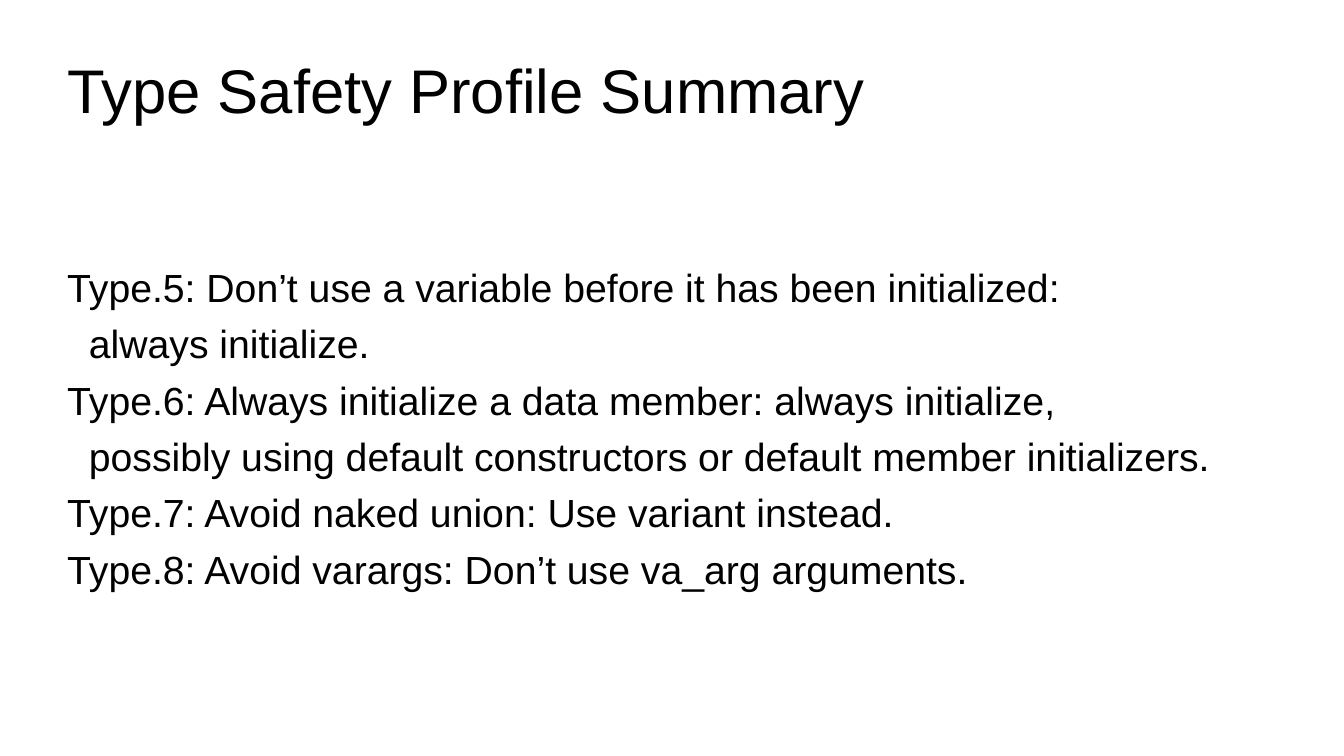
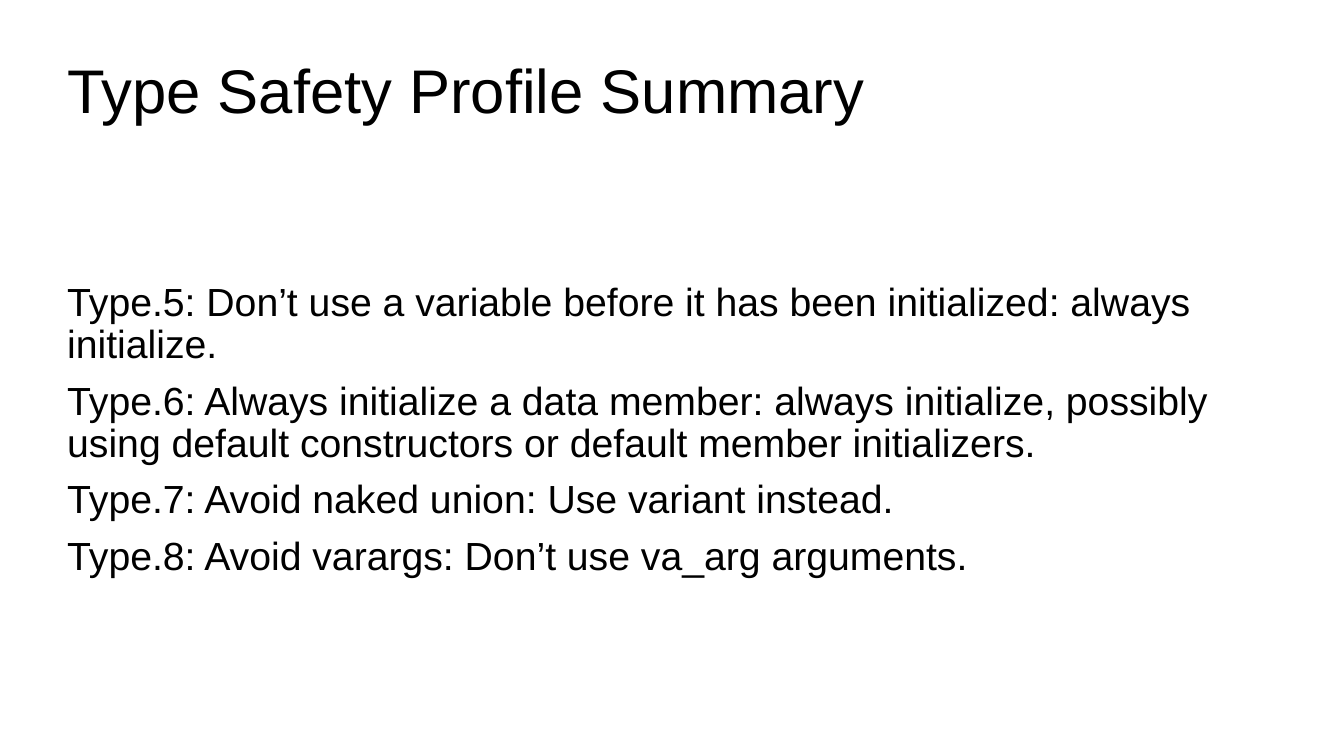
Before and after one commit to LongArmMcGee/cpp-safety, a slide deck: slide 20 of images/safe_cpp_graphics.pptx (slide 16 before the commit). Drawn at 1344x756 pixels with LibreOffice and Linux fonts; fonts in the diff are those of the drawing. Boxes give left, top, right and bottom in pixels: in the first picture for what was removed or moved away, otherwise in the second. Text is boxed around its words. In the diff, an @@ line names an element or a change of style, - is before the commit and + after.

```diff
--- a/images/safe_cpp_graphics.pptx
+++ b/images/safe_cpp_graphics.pptx
@@ subtitle at (67, 287, 1207, 465): text changed @@
-Type.5: Don’t use a variable before it has been initialized:
-always initialize.
-Type.6: Always initialize a data member: always initialize,
-possibly using default constructors or default member initializers.
+Type.5: Don’t use a variable before it has been initialized: always initialize.
+Type.6: Always initialize a data member: always initialize, possibly using default constructors or default member initializers.
```
Also in this commit, not shown: 24 other slides changed, 9 slides added, 1 slide removed.
